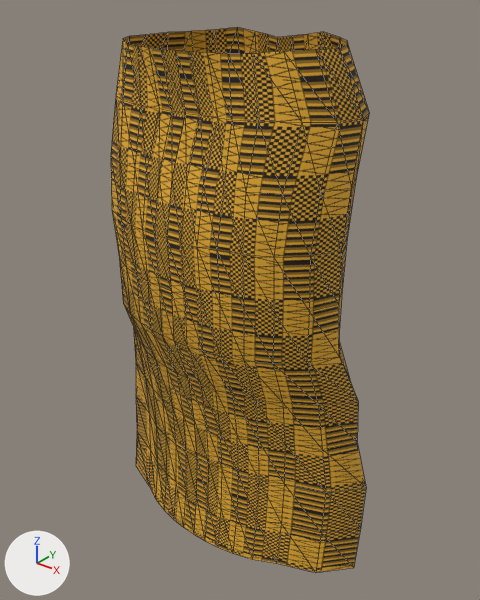
An edit to the glTF model client/public/assets/characters/prototype/parts/bottom_kenteskirt_female.glb, drawn before and after from the same camera.
One viewpoint serves both versions: a 50 mm lens placed at (0.616, -0.782, 0.992), pointed at (0.009, -0.024, 0.521). The axes (+X, +Y, +Z) are drawn at lower left. The lights are the same throughout. The first picture is the older version. Mesh edges are drawn as thin lines.

Names of what the first picture shows: 'AWD_W_bottom_kenteskirt_l0'.
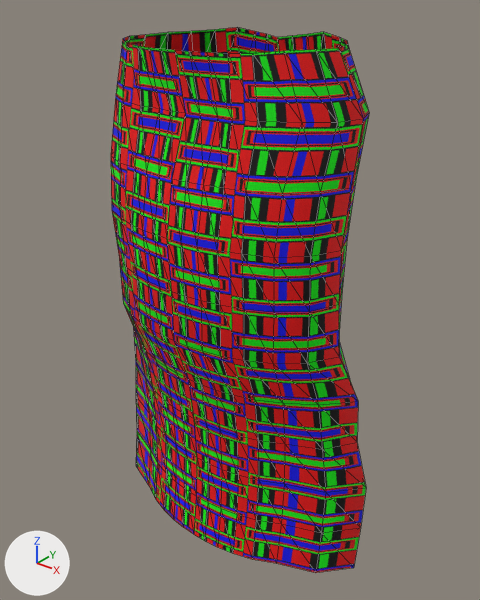
Boxes [x1, y1, x2, y2] around the edits, measured in the pictures (480 x 600 px):
'AWD_W_bottom_kenteskirt_l0', recoloured
    both: [111, 27, 369, 573]

Edits to the bpy script that builds the scene:
```text
Add img_awd_kente_mask:
    img_awd_kente_mask = load_image('awd_kente_mask', '_unpacked/awd_kente_mask', 512, 512, 'sRGB')
Add mat_awd_kente_kenteskirt:
    mat_awd_kente_kenteskirt = principled_material('AWD_Kente_kenteskirt')
    mat_awd_kente_kenteskirt.texture = img_awd_kente_mask
    mat_awd_kente_kenteskirt.roughness = 0.8
Change me_awd_w_bottom_kenteskirt_l0:
    where me_awd_w_bottom_kenteskirt_l0.from_pydata(...)  # 308 vertices, 560 faces; spans x -0.259..0.259, y -0.173..0.099, z 0.102..0.922
    remove me_awd_w_bottom_kenteskirt_l0.materials.append(mat_awd_fabric_kente_kenteskirt)
    add me_awd_w_bottom_kenteskirt_l0.materials.append(mat_awd_kente_kenteskirt)  # picture img_awd_kente_mask
```
